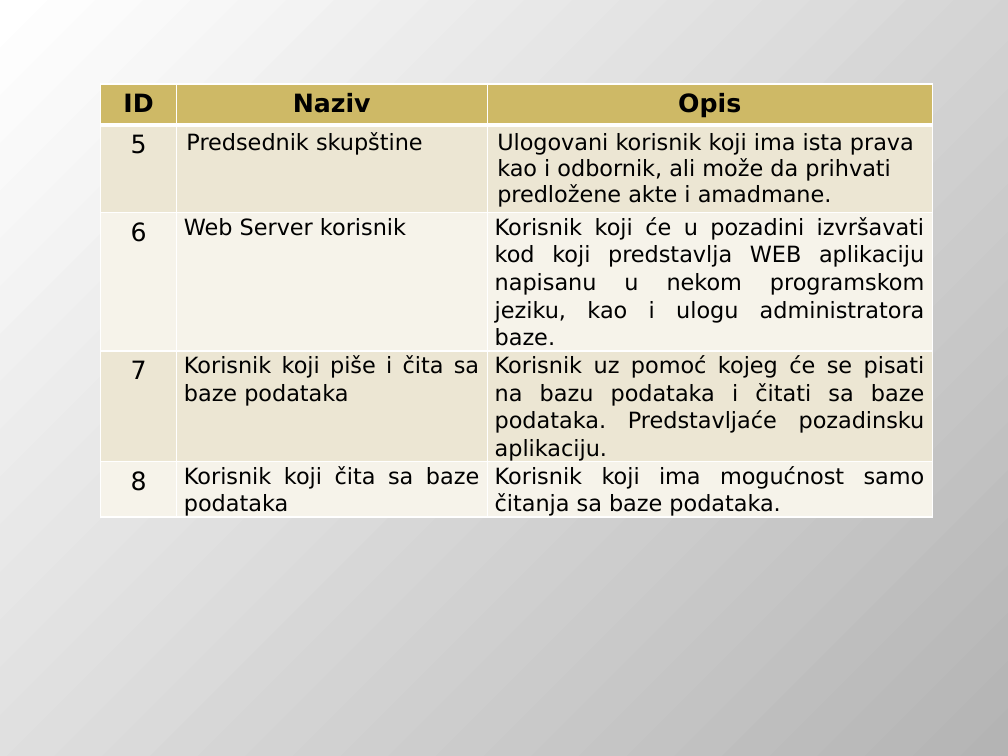
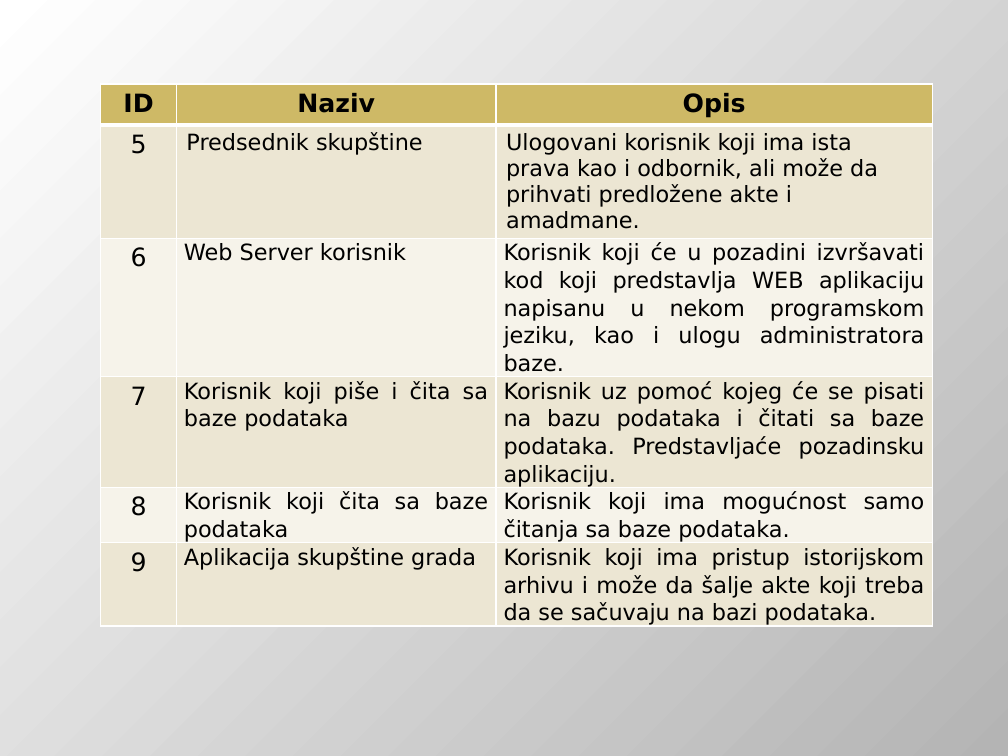
Before and after one commit to DejanUrosevic/XML-Projekat, a slide deck: slide 20 of Model Pretnji.pptx. Drawn at 1008x756 pixels with LibreOffice and Linux fonts; fonts in the diff are those of the drawing. Boxes give left, top, right and bottom in pixels: in the first picture for what was removed or moved away, otherwise in the second. Text is boxed around its words. In the diff, an @@ line names an element or a change of style, - is before the commit and + after.

```diff
--- a/Model Pretnji.pptx
+++ b/Model Pretnji.pptx
@@ table at box(101, 84, 932, 645) @@
+row 6: 9 | Aplikacija skupštine grada | Korisnik koji ima pristup istorijskom arhivu i može da šalje akte koji treba da se sačuvaju na bazi podataka.
```
Also in this commit, not shown: 10 other slides changed, 1 slide added, 2 other files.
